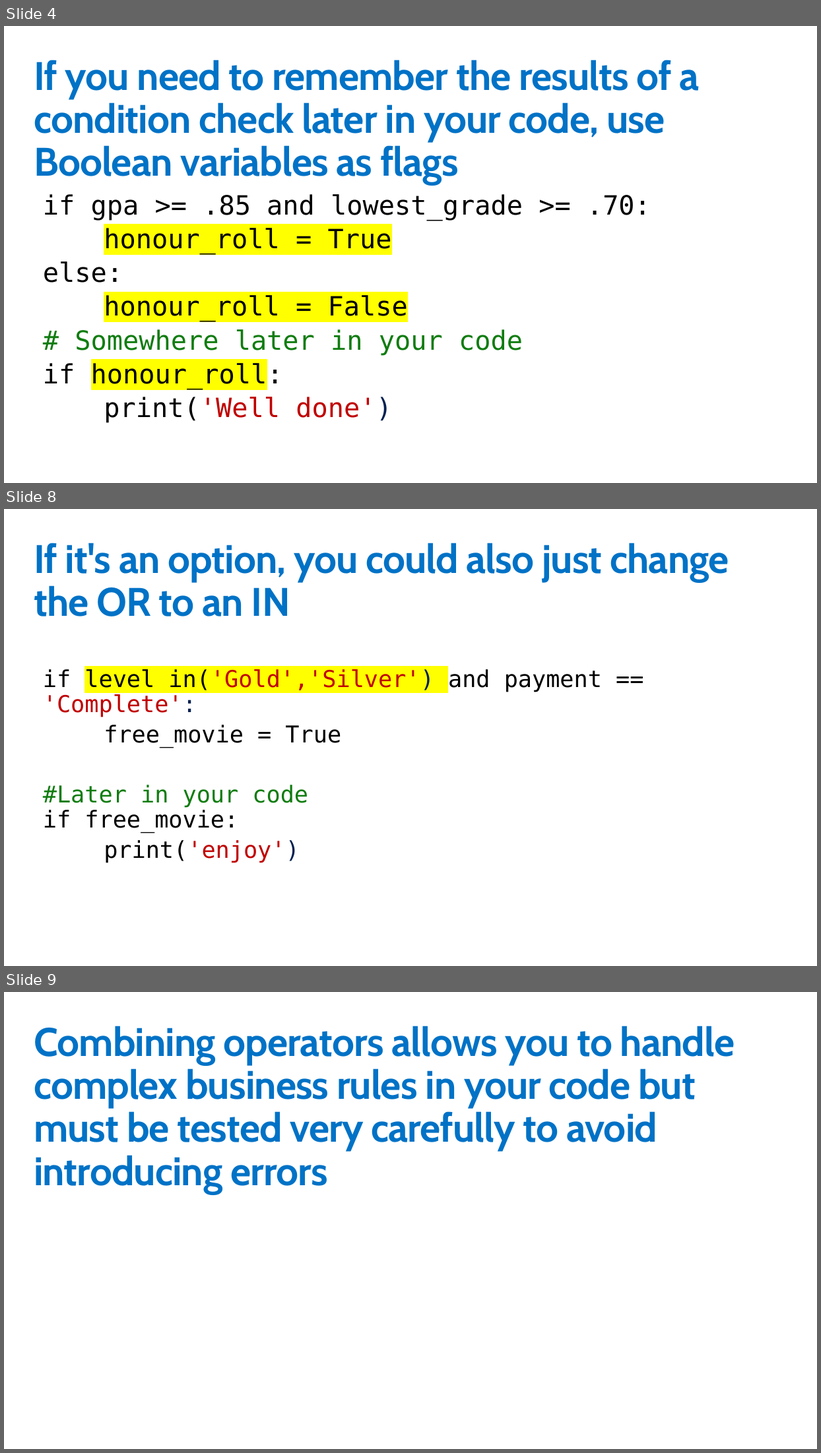
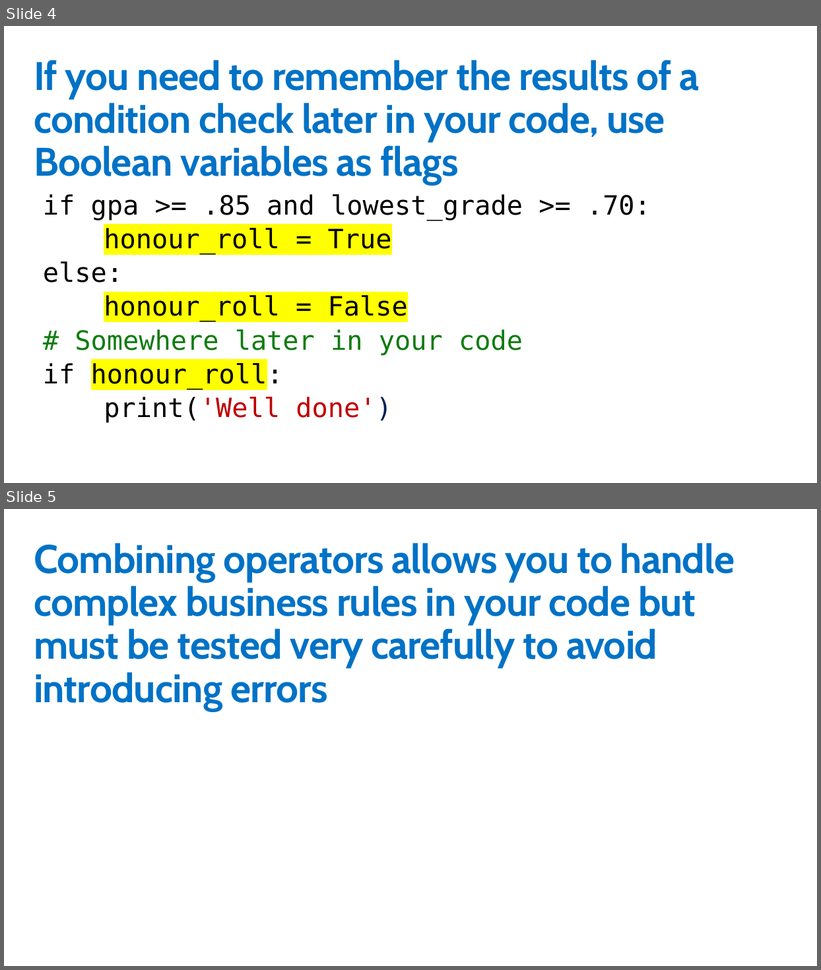
Before and after one commit to GeekTrainer/python-getting-started, a slide deck: Slides/10 - ComplexConditionChecks.pptx. Shown one above the other, each under a label of ours: slides 4, 8 and 9 before the commit, slides 4 and 5 after it; the slides between them are not shown. The pictures are 821x1453 and 821x970 pixels, drawn with LibreOffice and Linux fonts; fonts in the diff are those of the drawing. Boxes give left, top, right and bottom in pixels: in the first picture for what was removed or moved away, otherwise in the second. Text is boxed around its words. In the diff, an @@ line names an element or a change of style, - is before the commit and + after.

Commit message:
Modifications from Day 1
Also includes additional JSON content

```diff
--- a/Slides/10 - ComplexConditionChecks.pptx
+++ b/Slides/10 - ComplexConditionChecks.pptx
@@ slide 8 removed at box(4, 509, 817, 966), background #FFFFFF @@
@@ title removed at box(34, 543, 729, 617) @@
-If it's an option, you could also just change the OR to an IN
@@ text removed at box(43, 669, 602, 833) @@
-if level in('Gold','Silver') and payment == 'Complete':
-free_movie = True
-#Later in your code
-if free_movie:
-print('enjoy')
@@ what was slide 9 is now slide 5 @@
```
Also in this commit, not shown: 3 other slides removed, 19 other files.
